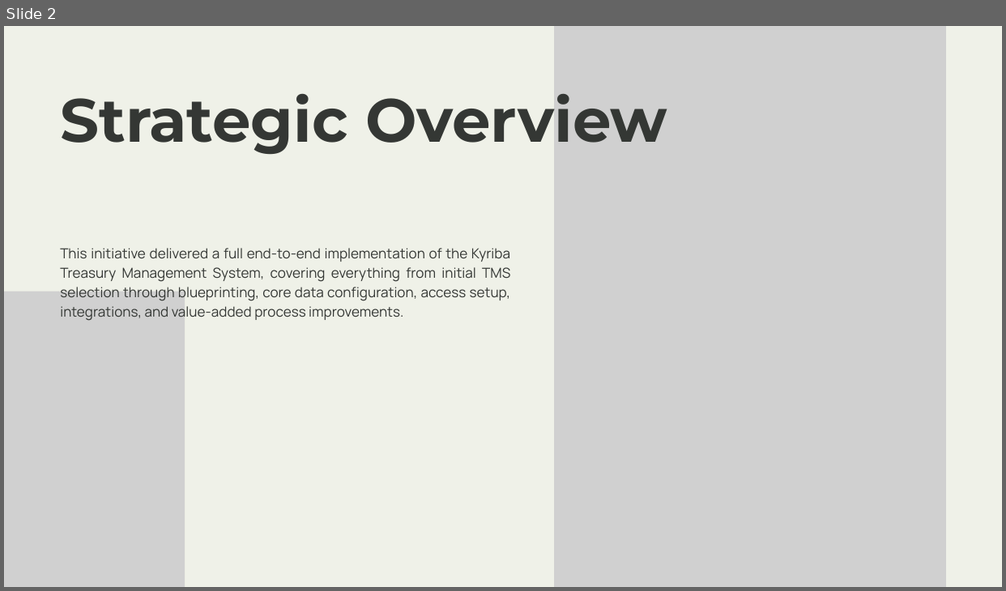
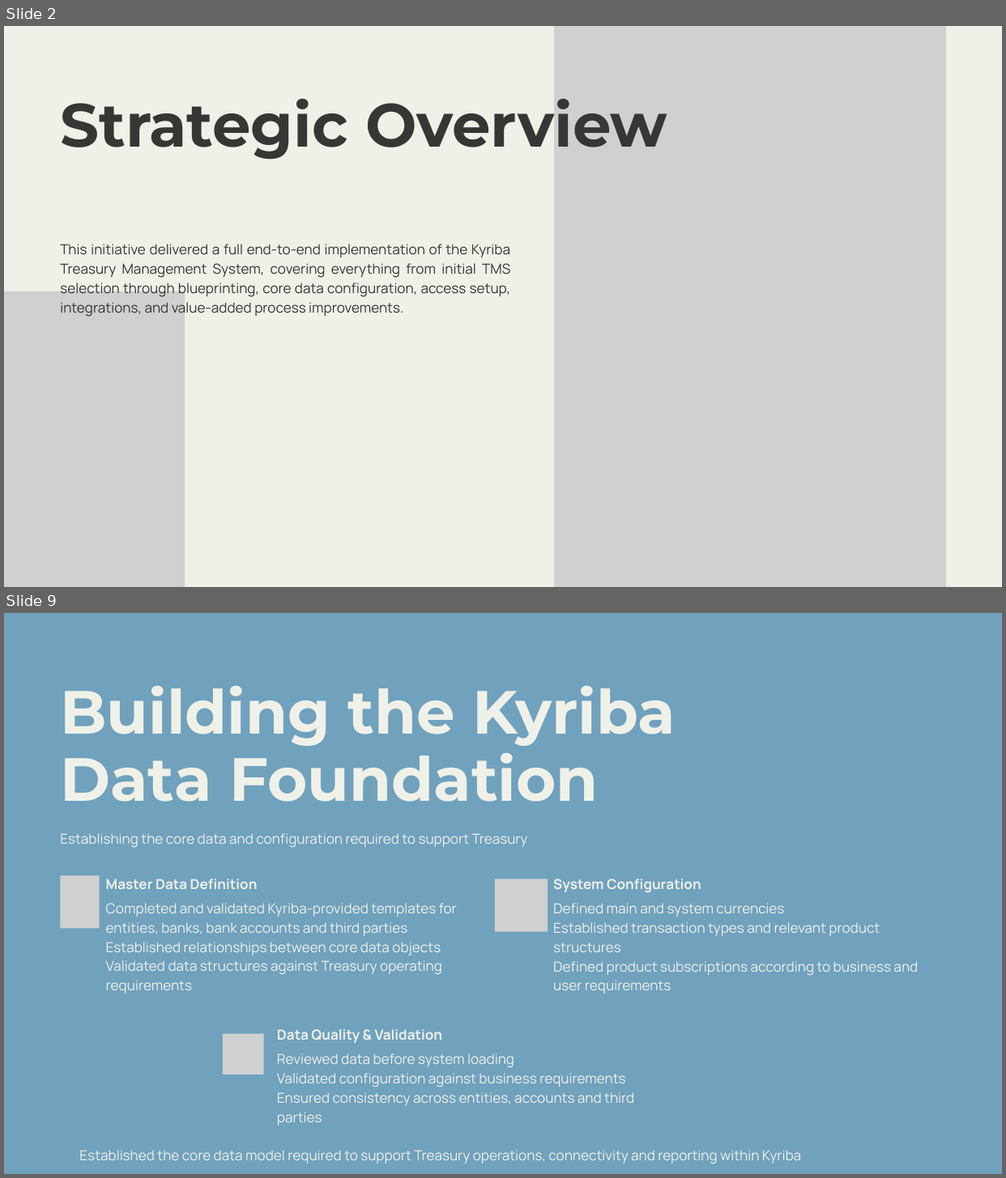
Before and after one commit to sgarciapuga/Work_Portfolio, a slide deck: kyriba-transformation/presentation/kyriba-transformation.pptx. Shown one above the other, each under a label of ours: slide 2 before the commit, slides 2 and 9 after it; the slides between them are not shown. The pictures are 1006x591 and 1006x1178 pixels, drawn with LibreOffice and Linux fonts; fonts in the diff are those of the drawing; grey boxes stand for pictures. Boxes give left, top, right and bottom in pixels: in the first picture for what was removed or moved away, otherwise in the second. Text is boxed around its words. In the diff, an @@ line names an element or a change of style, - is before the commit and + after.

Commit message:
Kyriba presentation

```diff
--- a/kyriba-transformation/presentation/kyriba-transformation.pptx
+++ b/kyriba-transformation/presentation/kyriba-transformation.pptx
@@ slide 9 added at <box>4,613,1002,1174</box>, background #70A1BD @@
@@ text added at <box>60,686,675,802</box>, 88 pt, text #EFF1E8, bold @@
+Building the Kyriba Data Foundation
@@ text added at <box>60,833,528,848</box>, 20 pt, text #EFF1E8 @@
+Establishing the core data and configuration required to support Treasury
@@ picture added at <box>60,876,100,929</box> @@
@@ text added at <box>106,879,258,889</box>, 20 pt, text #EFF1E8, bold @@
+Master Data Definition
@@ picture added at <box>495,879,548,932</box> @@
@@ text added at <box>553,879,701,893</box>, 20 pt, text #EFF1E8, bold @@
+System Configuration
@@ text added at <box>106,903,457,994</box>, 20 pt, text #EFF1E8 @@
+Completed and validated Kyriba-provided templates for entities, banks, bank accounts and third parties
+Established relationships between core data objects
+Validated data structures against Treasury operating requirements
@@ text added at <box>553,903,918,994</box>, 20 pt, text #EFF1E8 @@
+Defined main and system currencies
+Established transaction types and relevant product structures
+Defined product subscriptions according to business and user requirements
@@ picture added at <box>223,1033,263,1075</box> @@
@@ text added at <box>277,1029,443,1043</box>, 20 pt, text #EFF1E8, bold @@
+Data Quality & Validation
@@ text added at <box>277,1054,634,1126</box>, 20 pt, text #EFF1E8 @@
+Reviewed data before system loading
+Validated configuration against business requirements
+Ensured consistency across entities, accounts and third parties
@@ text added at <box>79,1150,801,1165</box>, 20 pt, text #EFF1E8 @@
+Established the core data model required to support Treasury operations, connectivity and reporting within Kyriba
@@ slide 2 changed as well @@
@@ text "Strategic Overview": place and size @@
-text "Strategic Overview" at <box>60,93,667,154</box>
+text "Strategic Overview" at <box>60,98,667,159</box>
@@ text "This initiative delivered a full ...": place and size @@
-text "This initiative delivered a full ..." at <box>60,248,510,321</box>
+text "This initiative delivered a full ..." at <box>60,244,510,317</box>
```
Also in this commit, not shown: 1 other slide changed, 16 other slides added, 12 slides removed, 3 other files.
